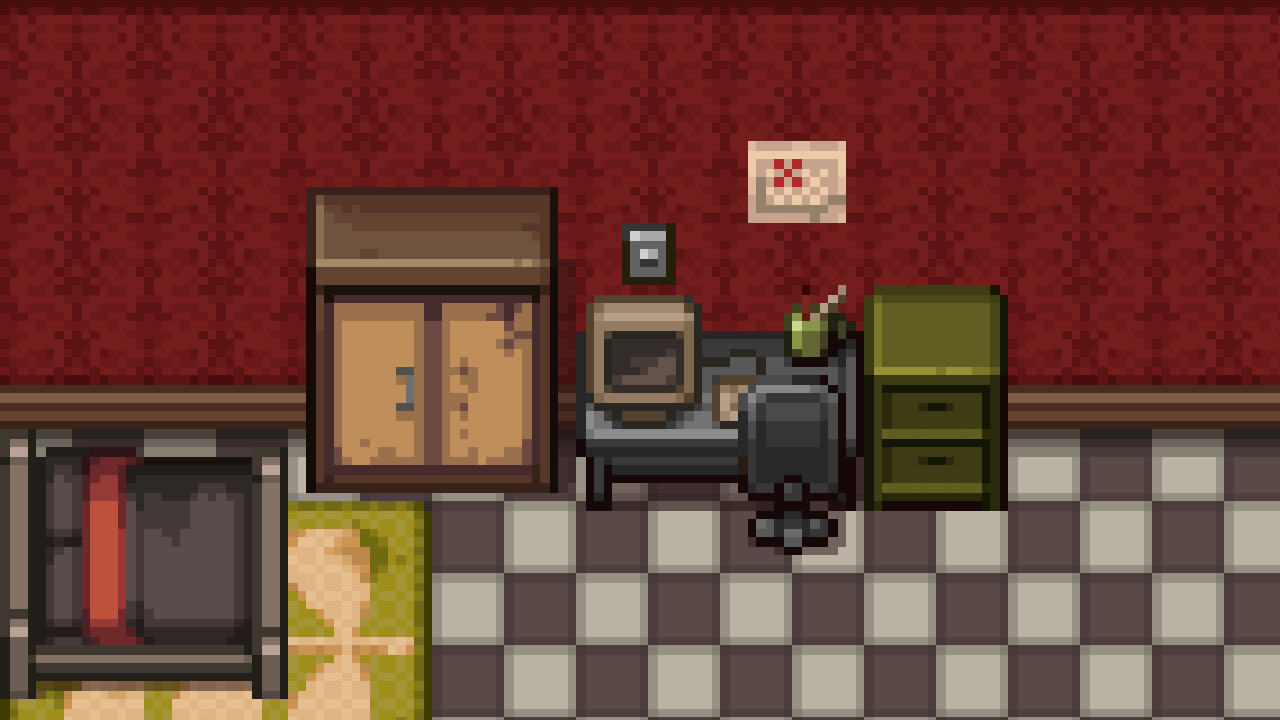
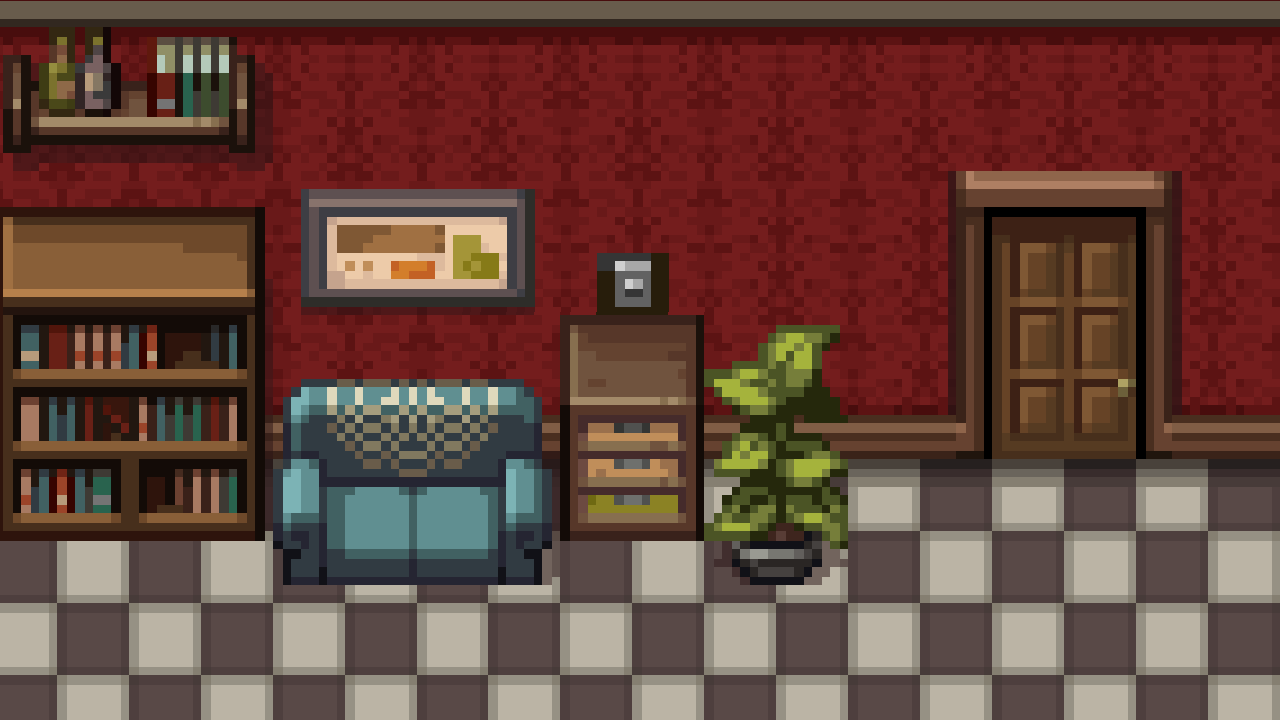
Revision of a layered 1280px x 720px image; what changed, layer by layer:
added layer "pk" above "Layer 7" over left=0, top=1, right=1280, bottom=720
